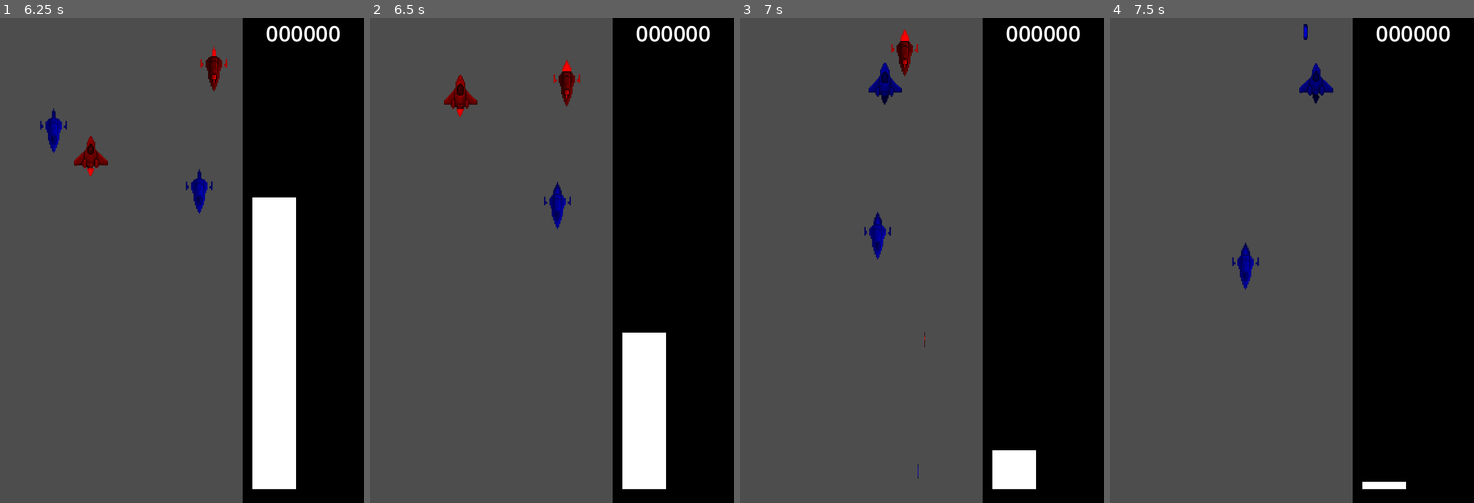
Above: before the commit, frames 1-4 (left to right).
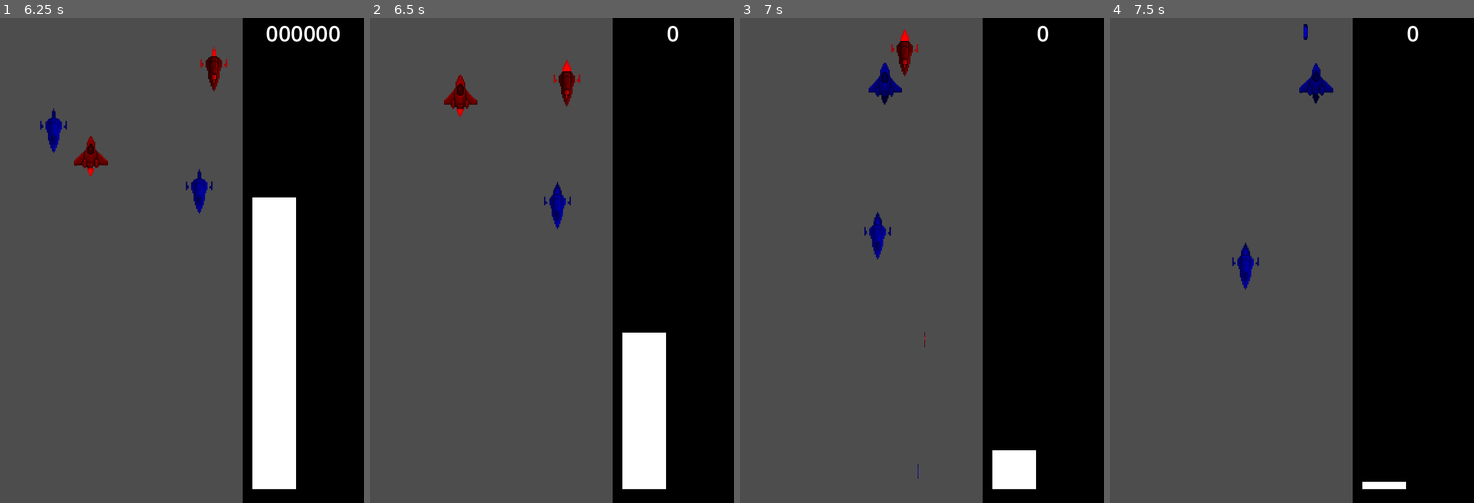
Above: after the commit, the same moments.

Repository: parkernalch/wave-jam
Game: Godot game, scene res://Scenes/Menus/menus.tscn
The game is run twice, just before and just after one commit, with the same random seed, the same clock (stepped at 60 frames per second) and the same inputs. The engine's default icon, where the game draws it, is replaced by a stand-in: a white triangle on a blue panel in a dark square.
Inputs (mouse positions are in pixels of both pictures, inside the frame that each line leads up to):
- Up to frame 1 (6.25 s): click "Play Game" at 0.5 s; move the mouse to (163, 357) at 1.27 s; hold Shift (boost) 1.28-2.03 s; hold W (up) 1.28-2.78 s; move the mouse to (291, 333) at 2.02 s; click (291, 333) at 2.1 s; move the mouse to (72, 187) at 2.77 s; hold Right mouse button (shoot) 2.78-3.53 s; hold A (left) 2.78-4.28 s; move the mouse to (200, 260) at 3.52 s; tap Shift (boost) at 3.6 s; move the mouse to (127, 139) at 4.27 s; hold S (down) 4.28-5.03 s; click (127, 139) at 4.35 s; move the mouse to (262, 236) at 5.02 s; hold D (right) 5.03-5.78 s; right-click (262, 236) at 5.1 s; move the mouse to (109, 284) at 5.77 s; hold W (up) from 5.78 s (still down); hold Shift (boost) from 5.78 s (still down)
- Up to frame 2 (6.5 s): keep holding W (up); keep holding Shift (boost)
- Up to frame 3 (7 s): move the mouse to (958, 153) at 6.52 s; release W (up) at 6.53 s; release Shift (boost) at 6.53 s; hold D (right) from 6.53 s (still down); click (958, 153) at 6.6 s
- Up to frame 4 (7.5 s): keep holding D (right); move the mouse to (1273, 357) at 7.27 s; hold Right mouse button (shoot) from 7.28 s (still down)

Frame 1 is identical in both runs. In frame 2, 0.4% of the frame differs, in the area x 73-94%, y 1-5%; in frame 3, 0.4%; in frame 4, 0.4%.

Commit message:
Added Score Global | Updated Score Label

Diff:
--- a/Entities/Enemy/Enemy.gd
+++ b/Entities/Enemy/Enemy.gd
@@ -124,6 +124,7 @@
 		bullet.shoot(bullet_speed, current_wave_form)
 
 func destroy() -> void:
+	score.add_points(100)
 	signal_bus.enemy_destroyed.emit()
 	# Add animation
 	spatial_hash.remove(self)
--- a/Entities/Player/Player.gd
+++ b/Entities/Player/Player.gd
@@ -70,6 +70,7 @@
 	if wave_form != current_form:
 		amplitude = max(amplitude - 30, 0)
 		signal_bus.amplitude_changed.emit(amplitude)
+		score.add_points(-100)
 	else:
 		amplitude = min(amplitude + 10, max_amplitude)
 		signal_bus.amplitude_changed.emit(amplitude)
--- /dev/null
+++ b/Globals/Score.gd
@@ -0,0 +1,6 @@
+extends Node
+
+var score: int = 0
+
+func add_points(points: int) -> void:
+    score += points
--- /dev/null
+++ b/Scenes/Game/game.gd
@@ -0,0 +1,15 @@
+extends Node2D
+
+var ScoreLabel
+
+# Called when the node enters the scene tree for the first time.
+func _ready() -> void:
+	signal_bus.connect("enemy_destroyed", on_enemy_destroyed)
+	ScoreLabel = $UICanvas/UI/ColorRect/ScoreDisplay
+
+func on_enemy_destroyed():
+	ScoreLabel.text = str(score.score)
+
+# Called every frame. 'delta' is the elapsed time since the previous frame.
+func _process(delta: float) -> void:
+	pass
--- a/Scenes/Game/game.tscn
+++ b/Scenes/Game/game.tscn
@@ -1,5 +1,6 @@
-[gd_scene load_steps=6 format=3 uid="uid://gf4gu3r0d4ub"]
+[gd_scene load_steps=7 format=3 uid="uid://gf4gu3r0d4ub"]
 
+[ext_resource type="Script" uid="uid://bduo2tx0wx2xp" path="res://Scenes/Game/game.gd" id="1_ciybh"]
 [ext_resource type="PackedScene" uid="uid://cgbo4s8g2xsx7" path="res://Entities/Player/Player.tscn" id="1_mv0hc"]
 [ext_resource type="PackedScene" uid="uid://bjt85faac56m6" path="res://Scenes/Game/AmplitudeBar/AmplitudeBar.tscn" id="2_qikps"]
 [ext_resource type="PackedScene" uid="uid://rlp4rxc1x15o" path="res://Entities/EnemySpawner/EnemySpawner.tscn" id="3_qikps"]
@@ -9,6 +10,7 @@
 font_size = 36
 
 [node name="Game" type="Node2D"]
+script = ExtResource("1_ciybh")
 
 [node name="Player" parent="." instance=ExtResource("1_mv0hc")]
 position = Vector2(200, 700)
@@ -55,6 +57,6 @@
 
 [node name="EnemySpawner" parent="." instance=ExtResource("3_qikps")]
 script = ExtResource("4_i1e5p")
-wave_duration = 5.0
+wave_duration = 10.0
 spawn_min_x = 100
 spawn_max_x = 300
--- a/project.godot
+++ b/project.godot
@@ -21,6 +21,7 @@
 constants="*res://Globals/Constants.gd"
 spatial_hash="*res://Globals/SpatialHash.gd"
 signal_bus="*res://Globals/SignalBus.gd"
+score="*res://Globals/Score.gd"
 
 [display]
 
